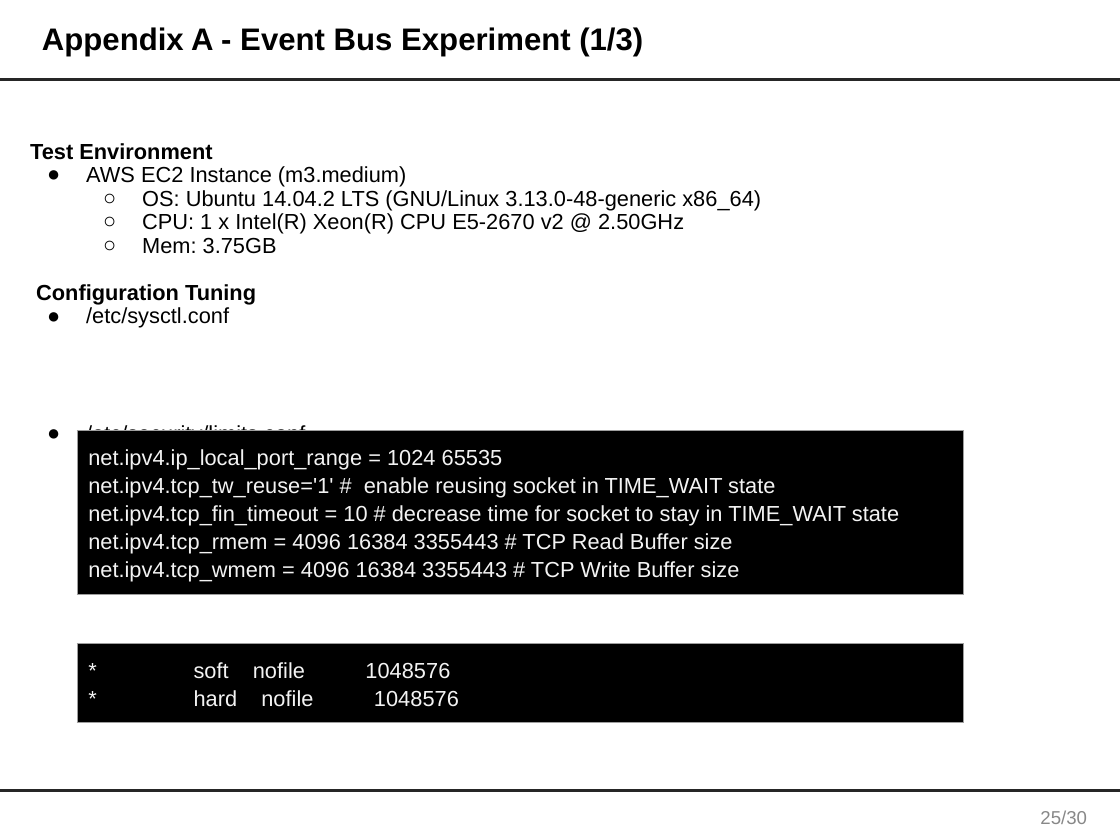
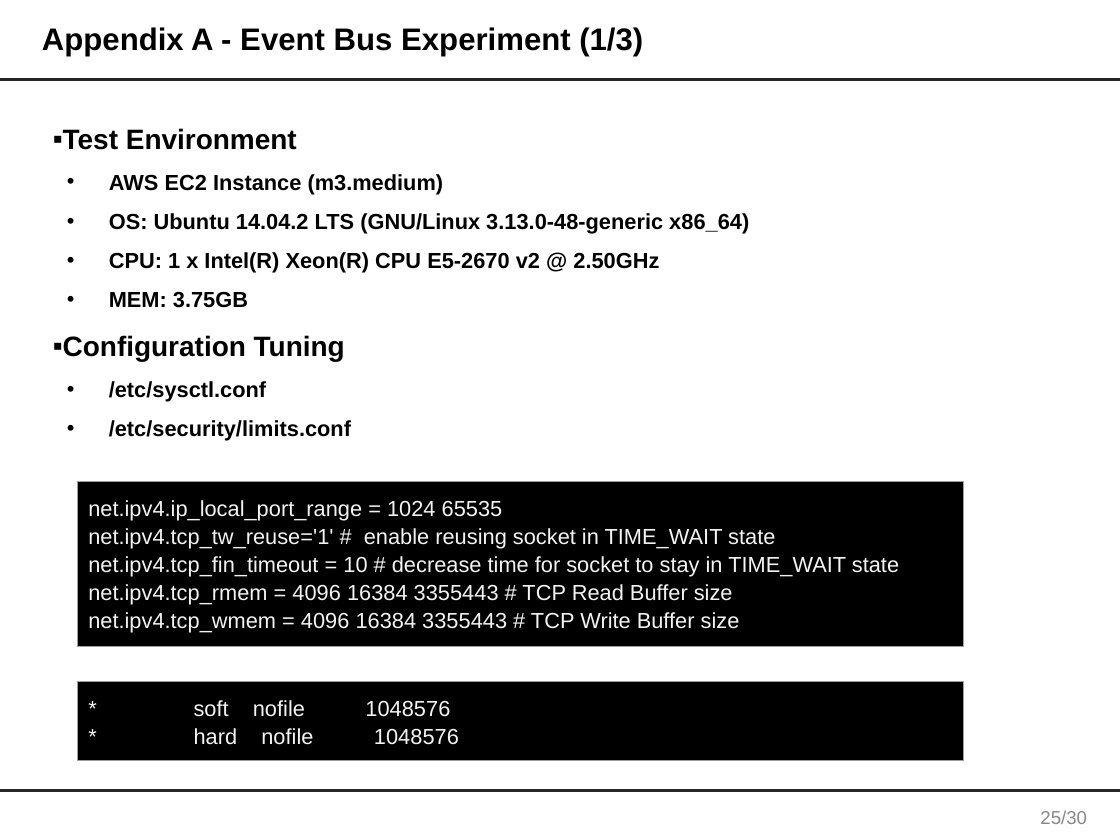
Before and after one commit to junggil/2015_CMU_StudioProject, a slide deck: slide 26 of DOCS/2015-06-24/Team1 Final presentation V0.1.pptx. Drawn at 1120x840 pixels with LibreOffice and Linux fonts; fonts in the diff are those of the drawing. Boxes give left, top, right and bottom in pixels: in the first picture for what was removed or moved away, otherwise in the second. Text is boxed around its words. In the diff, an @@ line names an element or a change of style, - is before the commit and + after.

```diff
--- a/DOCS/2015-06-24/Team1 Final presentation V0.1.pptx
+++ b/DOCS/2015-06-24/Team1 Final presentation V0.1.pptx
@@ text "Test Environment": place and size @@
-text "Test Environment" at [30,143,761,431]
+text "Test Environment" at [63,128,749,441]
@@ text at [63,128,749,441]: size 14 to 18 pt in "Test Environment", "Configuration Tuning"; bold on in "AWS EC2 Instance (m3.medium)", "OS: Ubuntu 14.04.2 LTS (GNU/Linux 3.13.0-48-generic x86_64)", "CPU: 1 x Intel(R) Xeon(R) CPU E5-2670 ...", "/etc/sysctl.conf" and 1 more places; bullet none to ▪; line spacing 0.9 to 1.5; bullet ● to •; list level 1 to 2 in "AWS EC2 Instance (m3.medium)"; bullet ○ to •; list level 2 to 3 in "OS: Ubuntu 14.04.2 LTS (GNU/Linux ..."; list level 2 to 3 in "CPU: 1 x Intel(R) Xeon(R) ..."; list level 1 to 2 in "/etc/sysctl.conf"; list level 1 to 2 in "/etc/security/limits.conf" @@
@@ text at [109,291,248,308]: text changed; bold on @@
-  ○ Mem: 3.75GB
+    • MEM: 3.75GB
@@ table: place and size @@
-table at [77,430,964,603]
+table at [77,482,964,654]
@@ table: place and size @@
-table at [77,644,964,727]
+table at [77,681,964,764]
```
Also in this commit, not shown: 7 other slides changed, 2 slides added.
